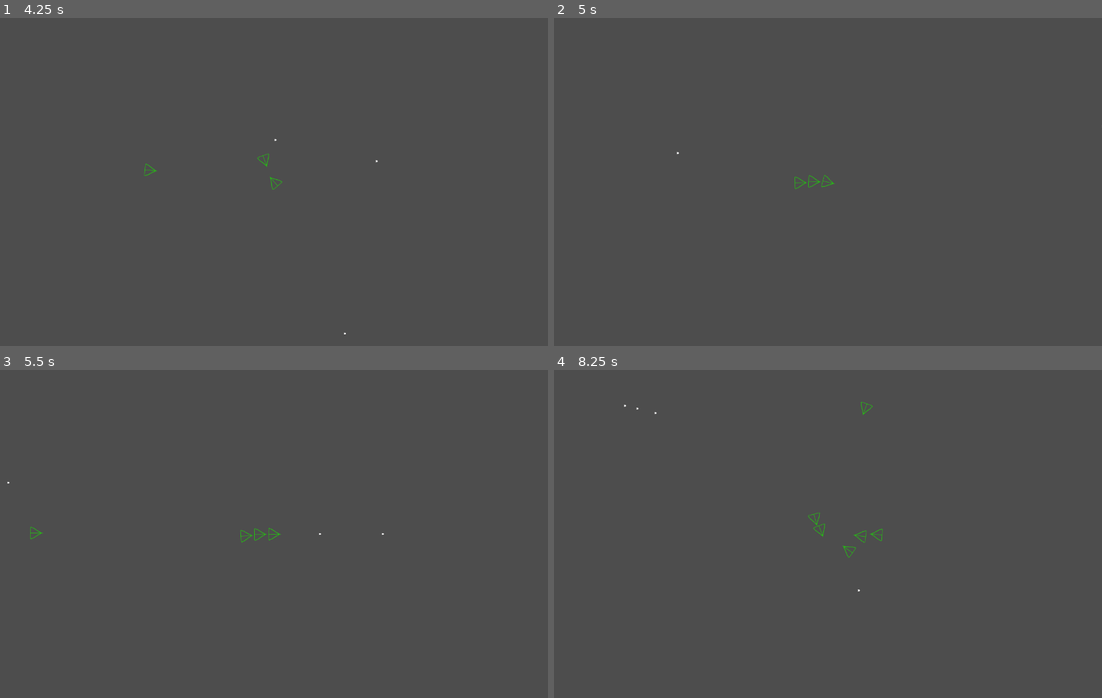
Above: before the commit, frames 1-4 (two rows, left to right).
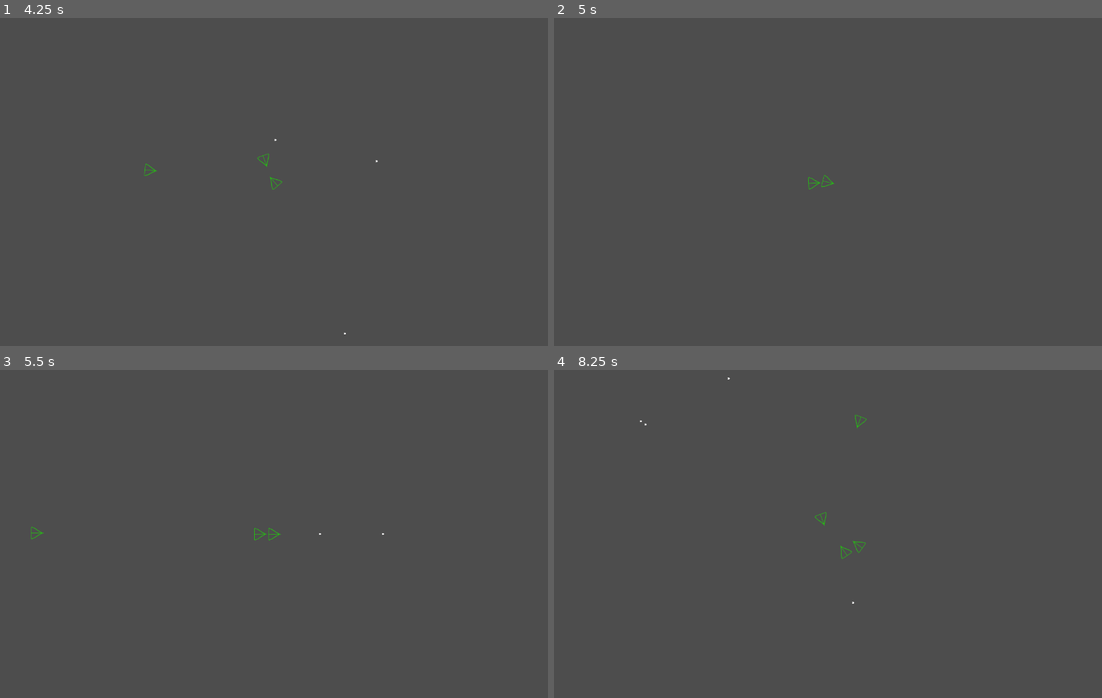
Above: after the commit, the same moments.

Repository: Edvinest/space-endless
Game: Godot game, scene res://Main.tscn
Two runs of this game, one before a commit and one after it. Both use one fixed random seed, a clock stepped at 60 frames per second and the inputs below.
Inputs:
- Up to frame 1 (4.25 s): tap Enter at 0.5, 2 s; hold D (move_right) 0.53-1.28 s; hold Space (shoot) 0.53-1.28 s; hold S (move_down) 1.28-2.03 s; tap Space (shoot) at 1.35, 2.85 s; hold D (move_right) 2.03-2.78 s; hold Space (shoot) 2.03-2.78 s; hold W (move_up) 2.78-3.53 s; hold A (move_left) from 3.53 s (still down); hold Space (shoot) from 3.53 s (still down)
- Up to frame 2 (5 s): keep holding A (move_left); release Space (shoot) at 4.28 s; tap Space (shoot) at 4.35 s
- Up to frame 3 (5.5 s): tap Enter at 5 s; release A (move_left) at 5.03 s; hold S (move_down) from 5.03 s (still down); hold Space (shoot) from 5.03 s (still down)
- Up to frame 4 (8.25 s): release S (move_down) at 5.78 s; release Space (shoot) at 5.78 s; hold D (move_right) 5.78-6.53 s; tap Space (shoot) at 5.85, 7.35 s; hold W (move_up) 6.53-7.28 s; hold Space (shoot) 6.53-7.28 s; hold D (move_right) 7.28-8.03 s; hold S (move_down) from 8.03 s (still down); hold Space (shoot) from 8.03 s (still down)

Frame 1 is identical in both runs. In frame 2, less than 0.1% of the frame differs, in the area x 22-52%, y 40-53%; in frame 3, less than 0.1%; in frame 4, 0.2%, in the area x 12-60%, y 2-72%.

Commit message:
Projectile system

Diff:
--- a/Enemy.gd
+++ b/Enemy.gd
@@ -1,19 +1,22 @@
 extends CharacterBody2D
 
+class_name Enemy
+
+@export var max_health : int = 1
 var speed : int = 450
-var player : CharacterBody2D
+var player : Player
 
 # Called when the node enters the scene tree for the first time.
 func _ready():
-	pass # Replace with function body.
-
+	pass
 
 # Called every frame. 'delta' is the elapsed time since the previous frame.
 func _process(delta):
 	pass
 
 func _physics_process(delta):
-	_move(player, delta)
+	if player == null: player = get_tree().get_nodes_in_group("Player")[0]
+	if player != null: _move(player, delta)
 
 func _move(target, delta):
 	var direction = (target.position - global_position).normalized()
@@ -26,3 +29,9 @@
 		rotation = rotation_angle
 
 	move_and_slide()
+
+func _take_damage() -> void:
+	max_health -= 1
+	if max_health == 0:
+		queue_free()
+	print(max_health)
--- a/Main.gd
+++ b/Main.gd
@@ -19,5 +19,4 @@
 	$Player/Path2D/PathFollow2D.progress = rng.randi_range(0, 3664)
 	var enemyInstance = enemy.instantiate()
 	enemyInstance.global_position = $Player/Path2D/PathFollow2D/Marker2D.global_position
-	enemyInstance.player = $Player
 	add_child(enemyInstance)
--- a/Player.gd
+++ b/Player.gd
@@ -1,17 +1,19 @@
 extends CharacterBody2D
+class_name Player
+
 signal hit
-
 @export var speed : int = 500
 @export var rotation_speed : float = 5
 var can_fire : bool
 var rotation_direction : float = 0
 var screen_size : Vector2
-var projectile_scene : PackedScene = preload("res://Projectile.tscn")
+@onready var projectile_scene : PackedScene = preload("res://Projectile.tscn")
 
 # Called when the node enters the scene tree for the first time.
 func _ready():
 	screen_size = get_viewport_rect().size
 	var start_position : Vector2 = Vector2(screen_size.x / 2, screen_size.y / 2)
+	add_to_group("Player", true)
 	_start(start_position)
 
 func _start(pos: Vector2):
@@ -24,9 +26,10 @@
 
 func _fire():
 	if can_fire:
-		var projectile = projectile_scene.instantiate()
+		var projectile : Projectile = projectile_scene.instantiate()
 		projectile.position = $ShootPosition.global_position
 		projectile._set_direction(rotation)
+		projectile.shot_from = self
 		get_parent().add_child(projectile)
 
 		can_fire = false
--- a/Projectile.gd
+++ b/Projectile.gd
@@ -1,7 +1,10 @@
 extends Area2D
+
+class_name Projectile
 
 @export var speed: float = 550
 var direction : Vector2
+var shot_from : Node
 
 func _physics_process(delta: float) -> void:
 	position += direction * speed * delta
@@ -9,7 +12,13 @@
 func _set_direction(rotation: float):
 	direction = Vector2(cos(rotation), sin(rotation)).normalized()
 
-func _on_body_entered(body: PhysicsBody2D) -> void:
+func _on_body_entered(body: Node2D) -> void:
+	if body == shot_from: return
+	if body is Enemy:
+		var enemy : Enemy = body as Enemy
+		enemy._take_damage()
+		print("pog")
+
 	queue_free()
 
 func _on_screen_exited():
--- a/Projectile.tscn
+++ b/Projectile.tscn
@@ -18,4 +18,5 @@
 
 [node name="VisibleOnScreenNotifier2D" type="VisibleOnScreenNotifier2D" parent="."]
 
+[connection signal="body_entered" from="." to="." method="_on_body_entered"]
 [connection signal="screen_exited" from="VisibleOnScreenNotifier2D" to="." method="_on_screen_exited"]
